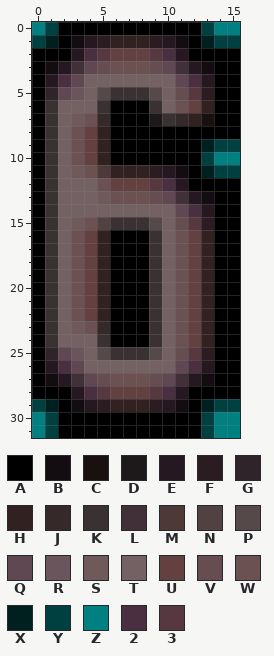
A pixel-art sprite gets an edit: Resources/6.png. Above is the file before it was changed.
The file is 16x32 pixels. Colours within 5 levels of each other are drawn and written as one.
Palette (. is transparent): A #000000  B #130c10  C #191010  D #1d1819  E #251821  F #2b1c21  G #2f2429  H #322121  J #362929  K #3a3132  L #423039  M #4e3939  N #524142  P #56494a  Q #5f4852  R #69555b  S #6f595b  T #736163  U #634141  V #654d52  W #6b5152  X #002020  Y #004040  Z #008080  2 #4a2f41  3 #573841
Pixels before, first column x 0:
 0 ZYAAAAAAAAAAAYZZ
 1 YXABEFHHHFEBAXYY
 2 AAAE23UUU32EAAAA
 3 ABELQVWWWVQLEBAA
 4 AE2QTTTTTTTQ2EAA
 5 AGQRTPKKKPTV3FAA
 6 AKTTTKAAAKTWUHAA
 7 AKTSWJAAADKJHCAA
 8 AKTWUHAAAAAAAAAA
 9 AKTWUHAAAAAAAXYY
10 AKTWUHAAAAAAAYZZ
11 AKTSWMHHHFEBAXYY
12 AKTTTWUUU32EAAAA
13 AKTTTSWWWVQLEBAA
14 AKTTTTTTTTTQ2EAA
15 AKTSWNKKKPTV3FAA
16 AKTWUHAAAKTWUHAA
17 AKTWUHAAAKTWUHAA
18 AKTWUHAAAKTWUHAA
19 AKTWUHAAAKTWUHAA
20 AKTWUHAAAKTWUHAA
21 AKTWUHAAAKTWUHAA
22 AKTWUHAAAKTWUHAA
23 AKTSWJAAAKTWUHAA
24 AKTTTKAAAKTWUHAA
25 AGQRTPKKKPTV3FAA
26 AE2QTTTTTTTQ2EAA
27 ABELQVWWWVQLEBAA
28 AAAE23UUU32EAAAA
29 YXABEFHHHFEBAXYY
30 ZYAAAAAAAAAAAYZZ
31 ZYAAAAAAAAAAAYZZ
New version:
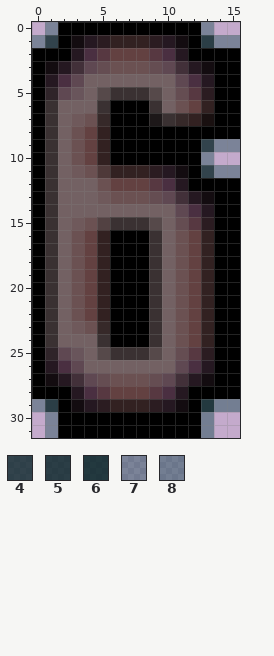
Colours new in this view: 4 #002020be  5 #002020c7  6 #002020d1  7 #0040405f  8 #00404069
The edit:
y 0: x 0..1 ZY -> .7; x 13..15 YZZ -> 7..
y 1: x 0..1 YX -> 74; x 13..15 XYY -> 577
y 9: x 13..15 XYY -> 477
y 10: x 13..15 YZZ -> 7..
y 11: x 13..15 XYY -> 477
y 29: x 0..1 YX -> 75; x 13..15 XYY -> 688
y 30..31: x 0..1 ZY -> .7; x 13..15 YZZ -> 8..
